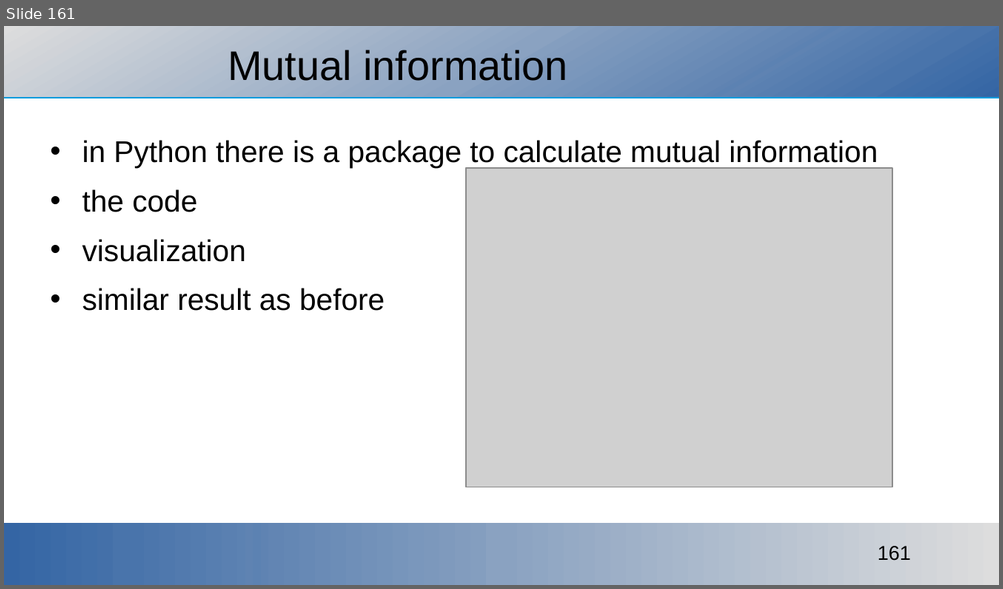
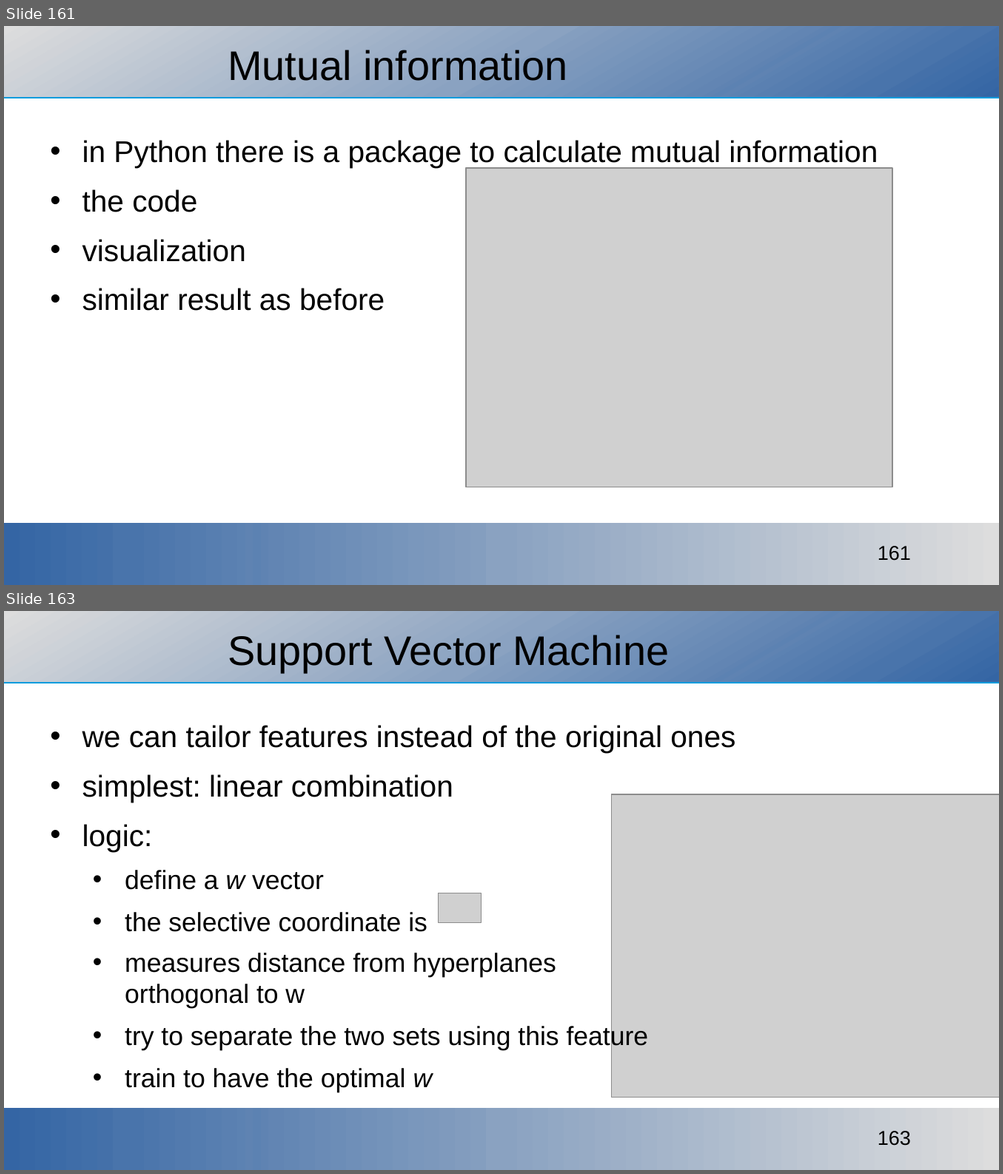
Before and after one commit to ajakovac/ML-in-Practice-I, a slide deck: ML in practice.odp. Shown one above the other, each under a label of ours: slide 161 before the commit, slides 161 and 163 after it; the slides between them are not shown. The pictures are 1003x589 and 1003x1174 pixels, drawn with LibreOffice and Linux fonts; fonts in the diff are those of the drawing; grey boxes stand for pictures; background and template pictures are left out. Boxes give left, top, right and bottom in pixels: in the first picture for what was removed or moved away, otherwise in the second. Text is boxed around its words. In the diff, an @@ line names an element or a change of style, - is before the commit and + after.

Commit message:
support vector machine

```diff
--- a/ML in practice.odp
+++ b/ML in practice.odp
@@ slide 163 added at bbox=[4, 611, 999, 1170], background #FFFFFF; not listed: 3 template elements that a slide beside it also shows @@
@@ title added at bbox=[227, 635, 669, 672], 33 pt, text #000000 @@
+Support Vector Machine
@@ text added at bbox=[82, 725, 735, 1093], 21 pt, text #000000 @@
+• we can tailor features instead of the original ones
+• simplest: linear combination
+• logic:
+  • define a w vector
+  • the selective coordinate is
+  • measures distance from hyperplanes
+    orthogonal to w
+  • try to separate the two sets using this feature
+  • train to have the optimal w
@@ picture added at bbox=[612, 795, 999, 1097] @@
@@ picture added at bbox=[438, 894, 481, 923] @@
```
Also in this commit, not shown: 6 other slides added, 8 other files.
